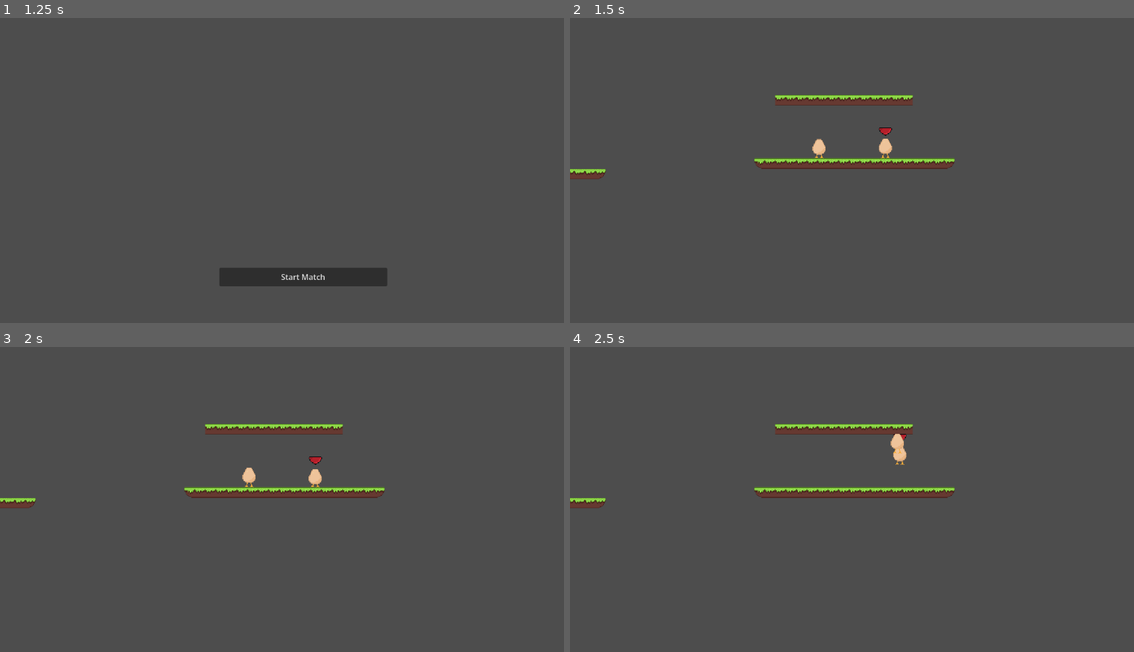
Above: before the commit, frames 1-4 (two rows, left to right).
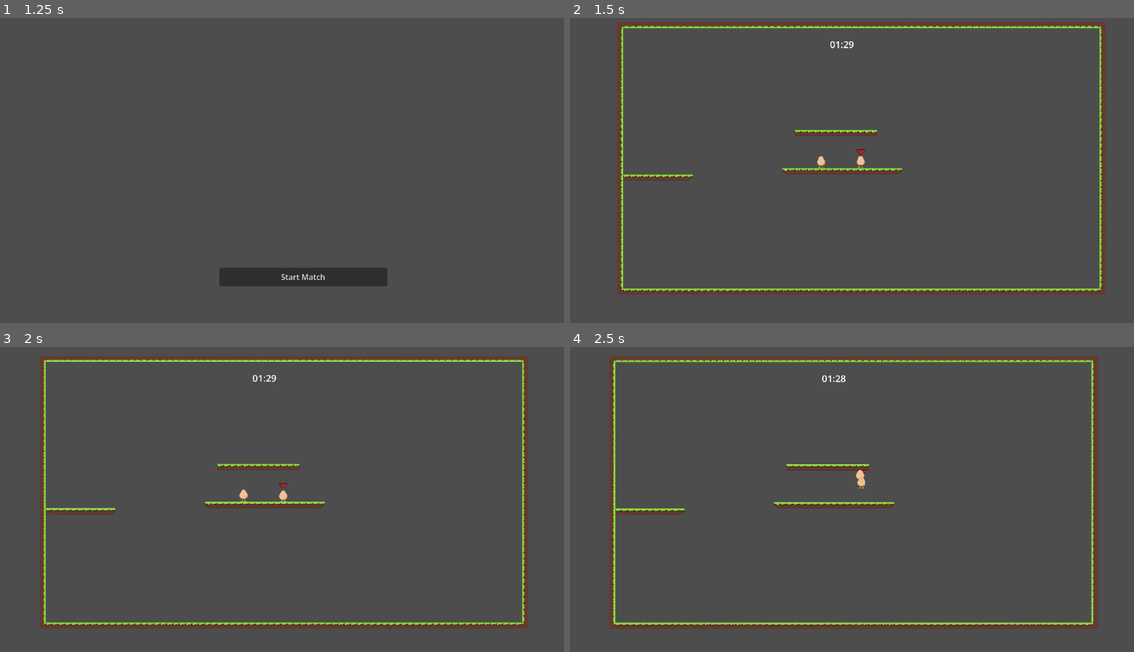
Above: after the commit, the same moments.

Repository: Joseph-R-21139/Teg
Game: Godot game, scene res://Scenes/main_menu.tscn
Two runs of this game, one before a commit and one after it. Both use one fixed random seed, a clock stepped at 60 frames per second and the inputs below.
Inputs:
- Up to frame 1 (1.25 s): click "Play game" at 0.5 s
- Up to frame 2 (1.5 s): click "Start Match" at 1.25 s
- Up to frame 3 (2 s): no input
- Up to frame 4 (2.5 s): hold D (player_1_right) from 2.03 s (still down); tap Up (player_2_up) at 2.1 s; tap W (player_1_up) at 2.27, 2.3 s

Frame 1 is identical in both runs. In frame 2, 9.1% of the frame differs, in the area x 0-95%, y 1-91%; in frame 3, 8.8%; in frame 4, 9.2%, in the area x 0-94%, y 3-93%.

Commit message:
Major timer and movement additions
added a match timer of 90 seconds for the match that ends the game when its over and shows the winning player in an end scene. Also added a double jump for more mobility

Diff:
--- /dev/null
+++ b/Scenes/end_screen.gd
@@ -0,0 +1,13 @@
+extends Node2D
+
+@onready var lable = $Label
+
+func _process(delta: float) -> void:
+	if TaggingScript.player_1_in == true:
+		lable.text = "Player 2 Wins!"
+
+	elif TaggingScript.player_1_in == false:
+		lable.text = "Player 1 Wins!"
+
+func _on_replay_button_pressed() -> void:
+	get_tree().change_scene_to_file("res://Scenes/get_ready_screen.tscn")
--- /dev/null
+++ b/Scenes/end_screen.tscn
@@ -0,0 +1,25 @@
+[gd_scene format=3 uid="uid://bfmnk7lf25a6m"]
+
+[ext_resource type="Script" uid="uid://cnfbuobqqvpas" path="res://Scenes/end_screen.gd" id="1_f2mtv"]
+
+[node name="end_screen" type="Node2D" unique_id=1987686417]
+script = ExtResource("1_f2mtv")
+
+[node name="replay_button" type="Button" parent="." unique_id=2129688094]
+offset_left = 481.0
+offset_top = 328.0
+offset_right = 655.0
+offset_bottom = 424.0
+text = "New Match"
+
+[node name="Label" type="Label" parent="." unique_id=1800392082]
+offset_left = 479.0
+offset_top = 127.0
+offset_right = 641.0
+offset_bottom = 224.0
+theme_override_font_sizes/font_size = 64
+horizontal_alignment = 1
+vertical_alignment = 1
+uppercase = true
+
+[connection signal="pressed" from="replay_button" to="." method="_on_replay_button_pressed"]
--- a/Scenes/play_stage_forrest.tscn
+++ b/Scenes/play_stage_forrest.tscn
@@ -1,6 +1,6 @@
 [gd_scene format=4 uid="uid://cxhrboc6mhiqu"]
 
-[ext_resource type="Script" uid="uid://ccu8r7625rxbu" path="res://Scenes/play_stage_forrest.gd" id="1_8vsmm"]
+[ext_resource type="Script" uid="uid://ccu8r7625rxbu" path="res://Scripts/play_stage_forrest.gd" id="1_8vsmm"]
 [ext_resource type="Texture2D" uid="uid://dk802yk26yor4" path="res://Sprites/Forest Tileset.png" id="1_74ui5"]
 [ext_resource type="PackedScene" uid="uid://dro33ap1yje6k" path="res://Scenes/player_base.tscn" id="2_koq2v"]
 [ext_resource type="Script" uid="uid://ce1dmd4iiexfl" path="res://Scripts/camera_2d.gd" id="3_rx7qk"]
@@ -631,15 +631,20 @@
 
 [node name="Camera2D" type="Camera2D" parent="." unique_id=1093406956]
 position = Vector2(573, 328)
-zoom = Vector2(0.5, 0.5)
-limit_left = -946
-limit_top = -684
-limit_right = 2371
-limit_bottom = 1163
+skew = -0.51138145
+zoom = Vector2(0.3, 0.3)
+limit_left = -951
+limit_top = -679
+limit_right = 2360
+limit_bottom = 1168
 limit_smoothed = true
 position_smoothing_enabled = true
 drag_horizontal_enabled = true
 drag_vertical_enabled = true
+drag_left_margin = 1.0
+drag_top_margin = 1.0
+drag_right_margin = 1.0
+drag_bottom_margin = 1.0
 editor_draw_limits = true
 editor_draw_drag_margin = true
 script = ExtResource("3_rx7qk")
@@ -648,6 +653,17 @@
 position = Vector2(439, 256)
 scale = Vector2(3, 3)
 
-[node name="Timer" type="Timer" parent="." unique_id=348690523]
-
-[connection signal="timeout" from="Timer" to="." method="_on_timer_timeout"]
+[node name="Label" type="Label" parent="." unique_id=1885707565]
+offset_top = -584.0
+offset_right = 1163.0
+offset_bottom = -446.0
+theme_override_font_sizes/font_size = 64
+horizontal_alignment = 1
+
+[node name="end_timer" type="Timer" parent="." unique_id=348690523]
+process_callback = 0
+wait_time = 90.0
+one_shot = true
+autostart = true
+
+[connection signal="timeout" from="end_timer" to="." method="_on_timer_timeout"]
--- a/Scripts/buttons.gd
+++ b/Scripts/buttons.gd
@@ -1,14 +1,5 @@
 extends Node2D
 var map_selected = "forrest"
-
-# Called when the node enters the scene tree for the first time.
-func _ready() -> void:
-	pass # Replace with function body.
-
-
-# Called every frame. 'delta' is the elapsed time since the previous frame.
-func _process(delta: float) -> void:
-	pass
 
 
 func _on_exit_button_pressed() -> void:
--- a/Scripts/camera_2d.gd
+++ b/Scripts/camera_2d.gd
@@ -1,9 +1,42 @@
 extends Camera2D
 """
-func _physics_process(delta: float) -> void:
-	position = (get_parent().get_node(player_1).position + get_parent().get_node(player_2)/2
-	if (get_parent().getnode(player_1).position.x - get_parent().get_node(player_2).position.x > 500):
-		zoom.x += (1.5 - zoom.x)/10
-		zoom.y += (1.5 - zoom.y)/10
+@export var maxZoom = 5.0
+@export var minZoom = 0.5
 
+func _process(_delta: float) -> void:
+	_refresh_camera()
+
+func _refresh_camera():
+	global_position = _calculate_position()
+
+	zoom = _calculate_zoom()
+
+func _calculate_position():
+	var players = get_tree().get_nodes_in_group("player")
+	var sumPosition = Vector2(0,0)
+
+	for player in players:
+		sumPosition += player.global_position
+
+	return sumPosition / players.size()
+
+func _calculate_zoom():
+	var maxDistance = _get_max_player_distance()
+
+	var zoomLevel = clamp(maxZoom - (maxDistance / 150), minZoom, maxZoom)
+
+	return Vector2(zoomLevel, zoomLevel)
+
+func _get_max_player_distance():
+	var maxDistance = 0.0
+	var players = get_tree().get_nodes_in_group("player")
+
+	for player in players:
+		for controlPlayer in players:
+			var distance = player.global_position.distance_to(controlPlayer.global_position)
+
+			if distance > maxDistance:
+				maxDistance = distance
+
+	return maxDistance
 """
--- a/Scripts/play_stage_forrest.gd
+++ b/Scripts/play_stage_forrest.gd
@@ -1,8 +1,19 @@
 extends Node2D
 
-"""
+@onready var lable = $Label
+@onready var timer = $end_timer
 
+func _ready():
+	timer.start()
+
+func time_left():
+	var time_left = timer.time_left
+	var minute = floor(time_left/60)
+	var second = int(time_left) % 60
+	return [minute, second]
+
+func _process(delta):
+	lable.text = "%02d:%02d" % time_left()
 
 func _on_timer_timeout() -> void:
-
-"""
+	get_tree().change_scene_to_file("res://Scenes/end_screen.tscn")
--- a/Scripts/player_1.gd
+++ b/Scripts/player_1.gd
@@ -3,12 +3,19 @@
 
 const SPEED =750
 const JUMP_VELOCITY = -1150
+var double_jump_charge = true
 
+func _ready():
+	add_to_group("player")
 
 func _physics_process(delta: float) -> void:
+
 	$AnimatedSprite2D_1.play("idle")
 	$"../player_2/AnimatedSprite2D_2".play("idle")
 	player_1_tag_indicator()
+
+	if is_on_floor():
+		double_jump_charge = true
 
 	if not is_on_floor():
 		velocity += get_gravity() * delta *2.6
@@ -17,7 +24,15 @@
 	if Input.is_action_just_pressed("player_1_up") and is_on_floor():
 		velocity.y = JUMP_VELOCITY
 
-	# Get the input direction and handle the movement/deceleration.
+	#Handles dropping mid air
+	if Input.is_action_just_pressed("player_1_up") and not is_on_floor():
+		if double_jump_charge == true:
+			velocity.y = -1000
+			double_jump_charge = false
+		else:
+			pass
+
+	# Get the input direction and handle the movement/decelerawtion.
 	# As good practice, you should replace UI actions with custom gameplay actions.
 	var direction := Input.get_axis("player_1_left", "player_1_right")
 	if direction:
@@ -33,9 +48,9 @@
 	else:
 		$INDICATOR.show()
 
-
-
-
+func double_jump():
+	if is_on_floor():
+		double_jump_charge = true
 
 
 
--- a/Scripts/player_2.gd
+++ b/Scripts/player_2.gd
@@ -2,16 +2,31 @@
 
 const SPEED =750
 const JUMP_VELOCITY = -1150
+var double_jump_charge = true
 
+func _ready():
+	add_to_group("player")
 
 func _physics_process(delta: float) -> void:
 	player_2_tag_indicator()
+
+
+	if is_on_floor():
+		double_jump_charge = true
+
 	if not is_on_floor():
 		velocity += get_gravity() * delta *2.6
 
 	# Handle jump.
 	if Input.is_action_just_pressed("player_2_up") and is_on_floor():
 		velocity.y = JUMP_VELOCITY
+
+	if Input.is_action_just_pressed("player_2_up") and not is_on_floor():
+		if double_jump_charge == true:
+			velocity.y = -1000
+			double_jump_charge = false
+		else:
+			pass
 
 	# Get the input direction and handle the movement/deceleration.
 	# As good practice, you should replace UI actions with custom gameplay actions.
@@ -24,7 +39,6 @@
 	move_and_slide()
 
 
-
 func player_2_tag_indicator():
 	if TaggingScript.player_1_in == true:
 		$INDICATOR2.hide()
--- a/node_2d.tscn
+++ /dev/null
@@ -1,3 +0,0 @@
-[gd_scene format=3 uid="uid://1fsguhefc2gs"]
-
-[node name="Node2D" type="Node2D" unique_id=1761386812]
Not shown, added: Scenes/end_screen.gd.uid
